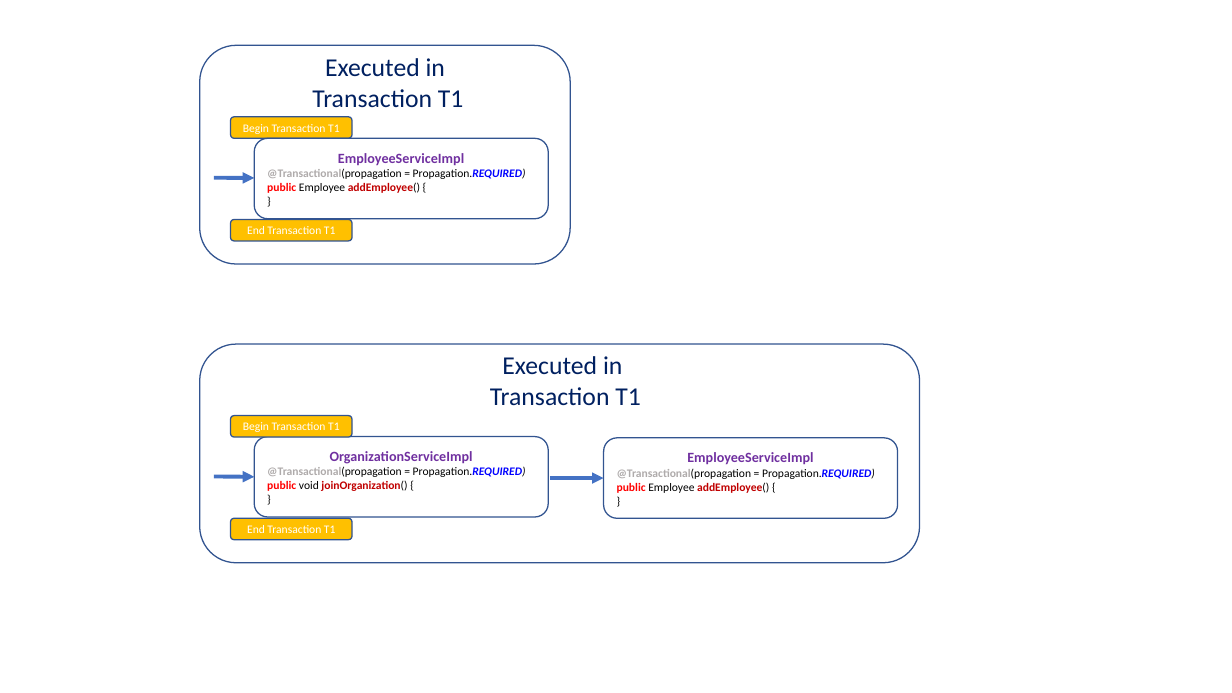
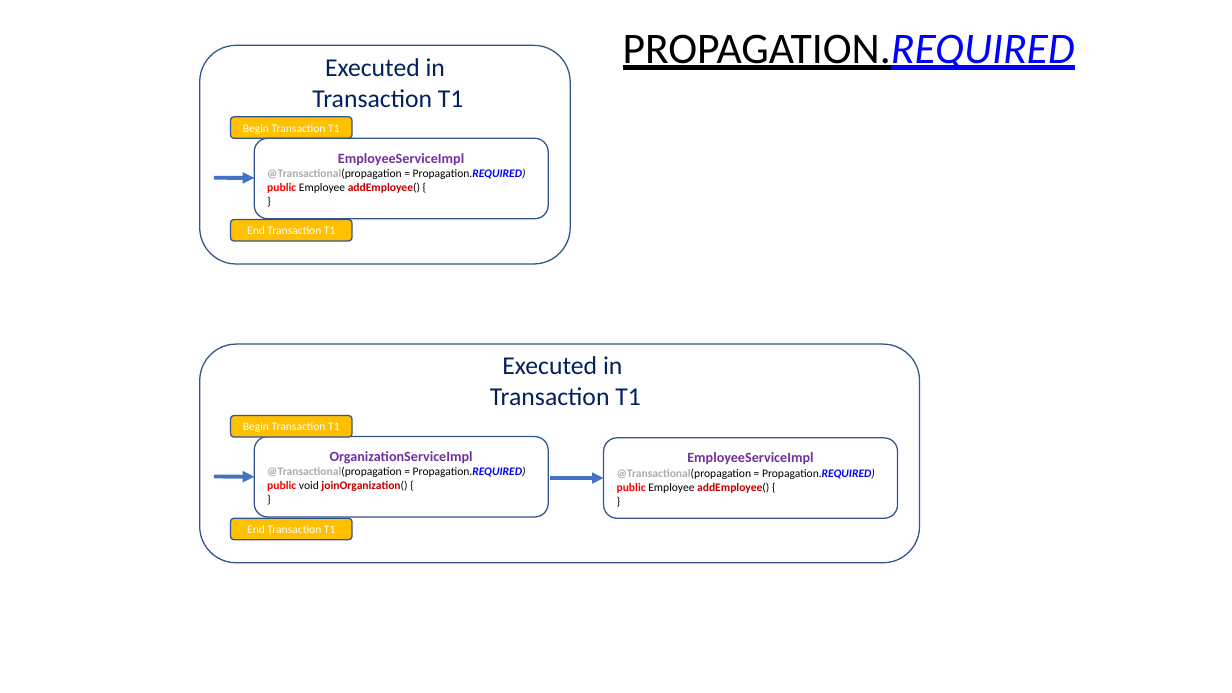
Before and after one commit to sshalem/Spring-Boot, a slide deck: slide 2 of 05-Transaction-Management/Transaction_management.pptx. Drawn at 1232x693 pixels with LibreOffice and Linux fonts; fonts in the diff are those of the drawing. Boxes give left, top, right and bottom in pixels: in the first picture for what was removed or moved away, otherwise in the second. Text is boxed around its words. In the diff, an @@ line names an element or a change of style, - is before the commit and + after.

```diff
--- a/05-Transaction-Management/Transaction_management.pptx
+++ b/05-Transaction-Management/Transaction_management.pptx
@@ text added at [623, 34, 1075, 70], 34 pt, text #000000, underline @@
+PROPAGATION.REQUIRED
```
Also in this commit, not shown: 1 slide added, 1 other file.
